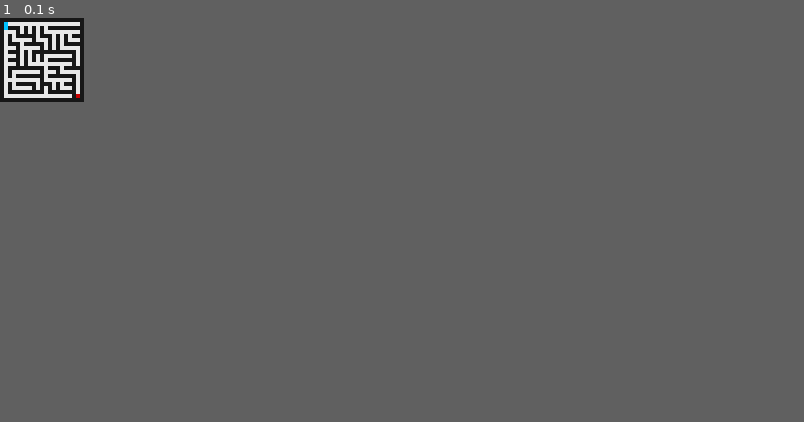
Above: before the commit, frame 1.
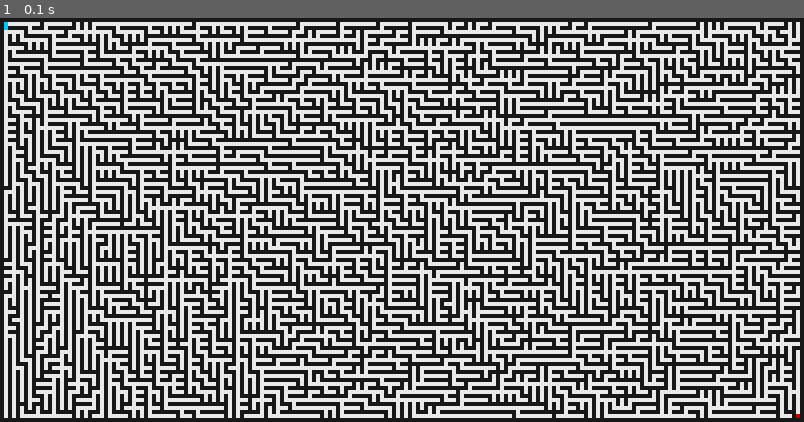
Above: after the commit, the same moment.

Repository: Ezfeik/IA_pygame
Game: pygame game, started from Pygame/main.py
The game is run twice, just before and just after one commit, with the same random seed, the same clock (stepped at 60 frames per second) and the same inputs.
Inputs:
- Up to frame 1 (0.1 s): no input
In our replay, the window is 84x84 before the commit and 804x404 after it. These sizes can differ from the game's own. Grey fills any space a smaller window leaves; there, only what the larger window draws over its background counts as a difference.

The runs differ from the first frame. In frame 1, 49% of the frame differs, in the area x 0-100%, y 0-100%.

Commit message:
replaced main_complejo.py with main_trail.py an improved deep first search code

Diff:
--- a/Pygame/main_complejo.py
+++ /dev/null
@@ -1,205 +0,0 @@
-import sys, pygame
-from maze_example import maze_generator
-
-sys.setrecursionlimit(100000)
-
-#initialize pygame
-pygame.init()
-
-WIDTH = None
-HEIGHT = None
-
-SIZE_BLOCK = 20
-
-UP = (-1,0,"UP")
-DOWN = (1,0,"DOWN")
-LEFT = (0,-1,"LEFT")
-RIGHT = (0,1,"RIGHT")
-moves = [UP, DOWN, LEFT, RIGHT]
-
-
-class State():
-    def __init__(self, position, origin):
-        self.position = position
-        self.origin = origin
-
-    def __eq__(self, e):
-        return self.position == e.position
-
-    def imprimir(self):
-        return f"Posicion: {self.position} Origen: {self.origin}"
-
-    def get_position(self):
-        return self.position
-
-    def get_origin(self):
-        return self.origin
-
-    def search_origin(self, state):
-        if self.origin == state:
-            pass
-        else:
-            self.buscar_padre(e.get_padre())
-            print("\n" + e.get_accion() + "\n Nivel: " + str(e.get_nivel()))
-            self.mostrar_estado(e)
-
-    def draw(self, screen):
-        rs = pygame.Rect((self.position[1]*SIZE_BLOCK, self.position[0]*SIZE_BLOCK),(SIZE_BLOCK, SIZE_BLOCK))
-        pygame.draw.rect(screen, (255, 213, 87), rs)
-
-class Pivot():
-    """docstring for pivot."""
-
-    def __init__(self, state):
-        self.state = state
-
-    def get_pivot_position(self):
-        return self.state.get_position()
-
-    def draw(self, screen):
-        r = pygame.Rect((self.state.get_position()[1]*SIZE_BLOCK, self.state.get_position()[0]*SIZE_BLOCK),(SIZE_BLOCK, SIZE_BLOCK))
-        pygame.draw.rect(screen, (0, 195, 255), r)
-
-    def move(self, new_state, maze):
-        new_state.imprimir()
-        maze.set_current_state(new_state)
-        self.state = new_state
-        print(len(maze.historial))
-        maze.historial.append(new_state)
-        print(len(maze.historial))
-        print(new_state.imprimir())
-        aux = self.state.get_position()
-        print(f"current pivot state: {self.state.imprimir()}")
-
-
-class Maze():
-
-    def __init__(self):
-        self.current_state = None
-        self.spaces = []
-        self.queue = []
-        self.historial = []
-        self.end = None
-
-    def left_pop(self):
-        return self.queue.pop(0)
-
-    def get_current_state(self):
-        return self.current_state
-
-    def get_spaces(self):
-        return self.spaces
-
-    def get_historial(self):
-        return self.historial
-
-    def set_current_state(self, state):
-        self.current_state = state
-
-    def set_end(self, pos):
-        self.end = pos
-
-    def pivot_can_move(self, pivot, move, successor, state):
-        temp_state = State((pivot.state.get_position()[0]+move[0], pivot.state.get_position()[1]+move[1]), state)
-        if (temp_state.get_position() in self.spaces) and not (temp_state in self.historial):
-            successor.append(temp_state)
-
-    def finished(self, pos):
-        return self.end == pos
-
-    def depth_first_search(self, successor):
-        while len(successor) > 0:
-            self.queue.insert(0,successor.pop())
-
-    def breadth_first_search(self, successor):
-        while len(successor) > 0:
-            self.queue.append(successor.pop(0))
-
-    def draw(self, screen, maze_map):
-        for f in range(0,NUM_BLOCKS_H):
-            for c in range(0,NUM_BLOCKS_W):
-                if maze_map[f][c] == "1":
-                    r1 = pygame.Rect((c*SIZE_BLOCK, f*SIZE_BLOCK),(SIZE_BLOCK, SIZE_BLOCK))
-                    pygame.draw.rect(screen, (23, 23, 23), r1)
-                elif maze_map[f][c] == "0" or maze_map[f][c] == "I":
-                    r2 = pygame.Rect((c*SIZE_BLOCK, f*SIZE_BLOCK),(SIZE_BLOCK, SIZE_BLOCK))
-                    pygame.draw.rect(screen, (233, 233, 233), r2)
-                elif maze_map[f][c] == "F":
-                    r3 = pygame.Rect((c*SIZE_BLOCK, f*SIZE_BLOCK),(SIZE_BLOCK, SIZE_BLOCK))
-                    pygame.draw.rect(screen, (201, 0, 0), r3)
-
-
-if __name__ == '__main__':
-
-    #Datos Iniciales
-
-    maze_map = maze_generator().split('\n')
-    WIDTH = int(len(maze_map[0])*SIZE_BLOCK)
-    HEIGHT = int(len(maze_map)*SIZE_BLOCK)
-    NUM_BLOCKS_W = int(WIDTH/SIZE_BLOCK)
-    NUM_BLOCKS_H = int(HEIGHT/SIZE_BLOCK)
-
-    screen = pygame.display.set_mode((WIDTH,HEIGHT))
-    clock = pygame.time.Clock()
-
-    maze = Maze()
-
-    successor = []
-
-    for f in range(0,NUM_BLOCKS_H):
-        for c in range(0,NUM_BLOCKS_W):
-            if maze_map[f][c] == "1":
-                r1 = pygame.Rect((c*SIZE_BLOCK, f*SIZE_BLOCK),(SIZE_BLOCK, SIZE_BLOCK))
-                pygame.draw.rect(screen, (23, 23, 23), r1)
-            elif maze_map[f][c] == "0":
-                r2 = pygame.Rect((c*SIZE_BLOCK, f*SIZE_BLOCK),(SIZE_BLOCK, SIZE_BLOCK))
-                pygame.draw.rect(screen, (233, 233, 233), r2)
-                maze.spaces.append((f,c))
-            elif maze_map[f][c] == "F":
-                r3 = pygame.Rect((c*SIZE_BLOCK, f*SIZE_BLOCK),(SIZE_BLOCK, SIZE_BLOCK))
-                pygame.draw.rect(screen, (201, 0, 0), r3)
-                maze.spaces.append((f,c))
-                maze.set_end((f,c))
-            elif maze_map[f][c] == "I":
-                state = State((f,c), None)
-                pivot = Pivot(state)
-                maze.spaces.append((f,c))
-                maze.set_current_state(state)
-                maze.historial.append(state)
-                print(f"start state: {pivot.state.imprimir()}")
-
-    maze.draw(screen, maze_map)
-    pivot.draw(screen)
-    pygame.display.update()
-
-    run = True
-    while run:
-
-        for event in pygame.event.get():
-            if event.type == pygame.QUIT:
-                run = False
-
-        for move in moves:
-            maze.pivot_can_move(pivot, move, successor, maze.get_current_state())
-
-        if len(successor) > 0:
-            checkpoint = maze.current_state
-        else:
-            while not maze.current_state.search_origin(checkpoint):
-                pass
-
-        maze.depth_first_search(successor)
-        # maze.breadth_first_search(successor)
-
-        if maze.finished(pivot.state.position):
-            clock.tick(1)
-            print("Finish")
-            run = False
-            break
-
-        # maze.draw(screen, maze_map)
-
-        pivot.move(maze.left_pop(), maze)
-        pivot.draw(screen)
-        clock.tick(30)
-        pygame.display.update()
--- /dev/null
+++ b/Pygame/main_trail.py
@@ -0,0 +1,261 @@
+import sys
+import pygame
+from maze_example import maze_generator
+
+
+#initialize pygame
+pygame.init()
+sys.setrecursionlimit(100000)
+
+FPS = 60
+
+SIZE_BLOCK = 7
+
+WIDTH = None
+HEIGHT = None
+
+YELLOW = (251, 255, 65)
+GREEN = (96, 189, 4)
+BLUE = (0, 195, 255)
+RED = (201, 0, 0)
+MORADO = (216, 26, 240)
+
+UP = (-1,0)
+DOWN = (1,0)
+LEFT = (0,-1)
+RIGHT = (0,1)
+moves = [DOWN, LEFT, UP, RIGHT]
+
+
+def draw_single_block(state, color):
+    r = pygame.Rect((state.get_position()[1]*SIZE_BLOCK, state.get_position()[0]*SIZE_BLOCK),(SIZE_BLOCK, SIZE_BLOCK))
+    pygame.draw.rect(screen, color, r)
+
+
+def draw_trail(cc, color):
+    r = pygame.Rect((cc[1]*SIZE_BLOCK, cc[0]*SIZE_BLOCK),(SIZE_BLOCK, SIZE_BLOCK))
+    pygame.draw.rect(screen, color, r)
+
+
+class Node(object):
+    """docstring for Node."""
+
+    def __init__(self, position, prev):
+
+        self.position = position
+        self.prev = prev
+
+
+    def get_position(self):
+
+        return self.position
+
+
+    def get_prev(self):
+
+        return self.prev
+
+
+    def go_back_to(self, c, aux_list):
+
+        if self == c:
+            aux_list.append(self)
+            print(f"Returned to {self.get_position()}")
+            return None
+        else:
+            aux_list.append(self)
+            self.get_prev().go_back_to(c, aux_list)
+
+
+    def get_solution(self, initial, aux_list):
+
+        if self == initial:
+            aux_list.append(self)
+            print(f"Returned to {self.get_position()}")
+            return None
+        else:
+            aux_list.append(self)
+            self.get_prev().get_solution(initial, aux_list)
+
+
+class Player(object):
+    """docstring for player."""
+
+    def __init__(self, node):
+        self.node_state = node
+
+    def get_state(self):
+        return self.node_state
+
+    def get_position(self):
+        return self.node_state.get_position()
+
+    def draw(self, screen):
+        r = pygame.Rect((self.get_position()[1]*SIZE_BLOCK, self.get_position()[0]*SIZE_BLOCK),(SIZE_BLOCK, SIZE_BLOCK))
+        pygame.draw.rect(screen, YELLOW, r)
+
+    def move(self, temp_pos):
+        self.node_state = temp_pos
+        print(f"current player position: {self.get_position()}")
+
+
+class Maze():
+
+    def __init__(self):
+        self.spaces = []
+        self.node_queue = []
+        self.record = []
+        self.end = []
+
+    def left_pop(self):
+        return self.queue.pop(0)
+
+    def get_spaces(self):
+        return self.spaces
+
+    def get_record(self):
+        return self.record
+
+    def can_move(self, player, move, current):
+        temp_pos = Node((player.get_position()[0]+move[0], player.get_position()[1]+move[1]), current)
+        if (temp_pos.get_position() in self.spaces) and not (temp_pos.get_position() in self.record):
+            return temp_pos
+
+    def finished(self, pos):
+        return self.end[0] == pos
+
+    def depth_first_search(self, node_succesors):
+        while len(node_succesors) > 0:
+            self.node_queue.insert(0, node_succesors.pop())
+
+    def draw(self, screen, maze_map):
+        for f in range(0,NUM_BLOCKS_H):
+            for c in range(0,NUM_BLOCKS_W):
+                if maze_map[f][c] == "1":
+                    r1 = pygame.Rect((c*SIZE_BLOCK, f*SIZE_BLOCK),(SIZE_BLOCK, SIZE_BLOCK))
+                    pygame.draw.rect(screen, (23, 23, 23), r1)
+                elif maze_map[f][c] == "0" or maze_map[f][c] == "I":
+                    r2 = pygame.Rect((c*SIZE_BLOCK, f*SIZE_BLOCK),(SIZE_BLOCK, SIZE_BLOCK))
+                    pygame.draw.rect(screen, (233, 233, 233), r2)
+                elif maze_map[f][c] == "F":
+                    r3 = pygame.Rect((c*SIZE_BLOCK, f*SIZE_BLOCK),(SIZE_BLOCK, SIZE_BLOCK))
+                    pygame.draw.rect(screen, (201, 0, 0), r3)
+
+if __name__ == '__main__':
+
+    #Datos Iniciales
+
+    maze_map = maze_generator().split('\n')
+    WIDTH = int(len(maze_map[0])*SIZE_BLOCK)
+    HEIGHT = int(len(maze_map)*SIZE_BLOCK)
+    NUM_BLOCKS_W = int(WIDTH/SIZE_BLOCK)
+    NUM_BLOCKS_H = int(HEIGHT/SIZE_BLOCK)
+
+    screen = pygame.display.set_mode((WIDTH,HEIGHT))
+    clock = pygame.time.Clock()
+
+    maze = Maze()
+
+    initial = None
+    current = None
+    last = None
+    returning = False
+    checkpoints = []
+    node_succesors = []
+    succesors = []
+    aux_list = []
+
+    for f in range(0,NUM_BLOCKS_H):
+        for c in range(0,NUM_BLOCKS_W):
+            if maze_map[f][c] == "1":
+                r1 = pygame.Rect((c*SIZE_BLOCK, f*SIZE_BLOCK),(SIZE_BLOCK, SIZE_BLOCK))
+                pygame.draw.rect(screen, (23, 23, 23), r1)
+            elif maze_map[f][c] == "0":
+                r2 = pygame.Rect((c*SIZE_BLOCK, f*SIZE_BLOCK),(SIZE_BLOCK, SIZE_BLOCK))
+                pygame.draw.rect(screen, (233, 233, 233), r2)
+                maze.spaces.append((f,c))
+            elif maze_map[f][c] == "F":
+                r3 = pygame.Rect((c*SIZE_BLOCK, f*SIZE_BLOCK),(SIZE_BLOCK, SIZE_BLOCK))
+                pygame.draw.rect(screen, (201, 0, 0), r3)
+                maze.spaces.append((f,c))
+                maze.end.append((f,c))
+            elif maze_map[f][c] == "I":
+                initial = Node((f,c), None)
+                player = Player(initial)
+                current = initial
+                last = current
+                print(f"start position: {player.get_position()}")
+                maze.record.append((f,c))
+                maze.spaces.append((f,c))
+
+    maze.draw(screen, maze_map)
+    player.draw(screen)
+    pygame.display.update()
+
+    run = True
+    while run:
+
+        for event in pygame.event.get():
+            if event.type == pygame.QUIT:
+                run = False
+
+        if not maze.finished(player.get_position()):
+
+            #Logic
+            if not returning:
+                n = 0
+
+                for move in moves:
+                    aux = maze.can_move(player, move, current)
+                    if aux:
+                        node_succesors.append(aux)
+                        n += 1
+
+                maze.depth_first_search(node_succesors)
+
+                if n > 1:
+                    for _ in range(n-1):
+                        checkpoints.append(player.get_state())
+                    print(f"checkpoint at {checkpoints[-1].get_position()}")
+                elif n == 0:
+                    current.go_back_to(checkpoints[-1], aux_list)
+                    aux_list.pop(0)
+                    returning = True
+                    continue
+
+                current = maze.node_queue.pop(0)
+                player.move(current)
+                maze.record.append(current.get_position())
+
+            else:
+                if len(aux_list)>0:
+                    current = aux_list.pop(0)
+                    player.move(current)
+                else:
+                    checkpoints.pop()
+                    current = maze.node_queue.pop(0)
+                    player.move(current)
+                    maze.record.append(current.get_position())
+                    returning = False
+
+            #Visual
+            draw_single_block(last, BLUE)
+            for c in checkpoints: draw_single_block(c, (216, 26, 240))
+            player.draw(screen)
+
+            last = current
+
+        else:
+            if not returning:
+                current.get_solution(initial, aux_list)
+                returning = True
+            elif returning and len(aux_list)>0:
+                FPS = 30
+                draw_single_block(aux_list.pop(0), GREEN)
+            else:
+                FPS = 1
+                print("Finish")
+                run = False
+
+        clock.tick(FPS)
+        pygame.display.update()
--- a/Pygame/maze_example.py
+++ b/Pygame/maze_example.py
@@ -100,8 +100,8 @@
   return lines
 
 def maze_generator():
-  width = 20
-  height = 20
+  width = 200
+  height = 100
 
   args = sys.argv[1:]
   if len(args) >= 1:
